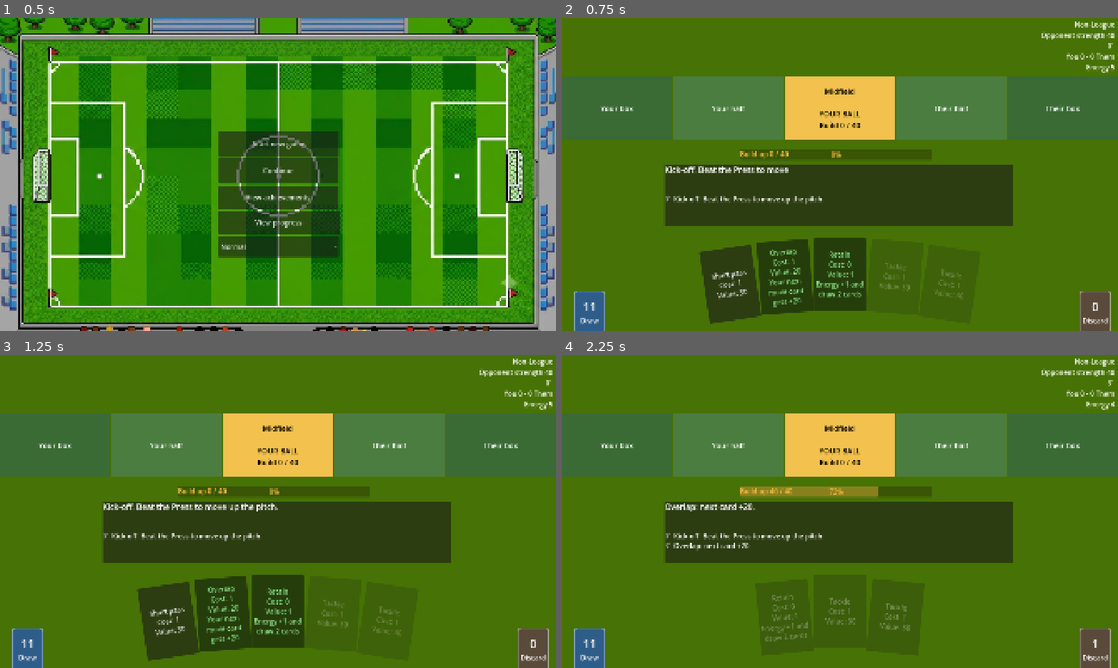
Above: before the commit, frames 1-4 (two rows, left to right).
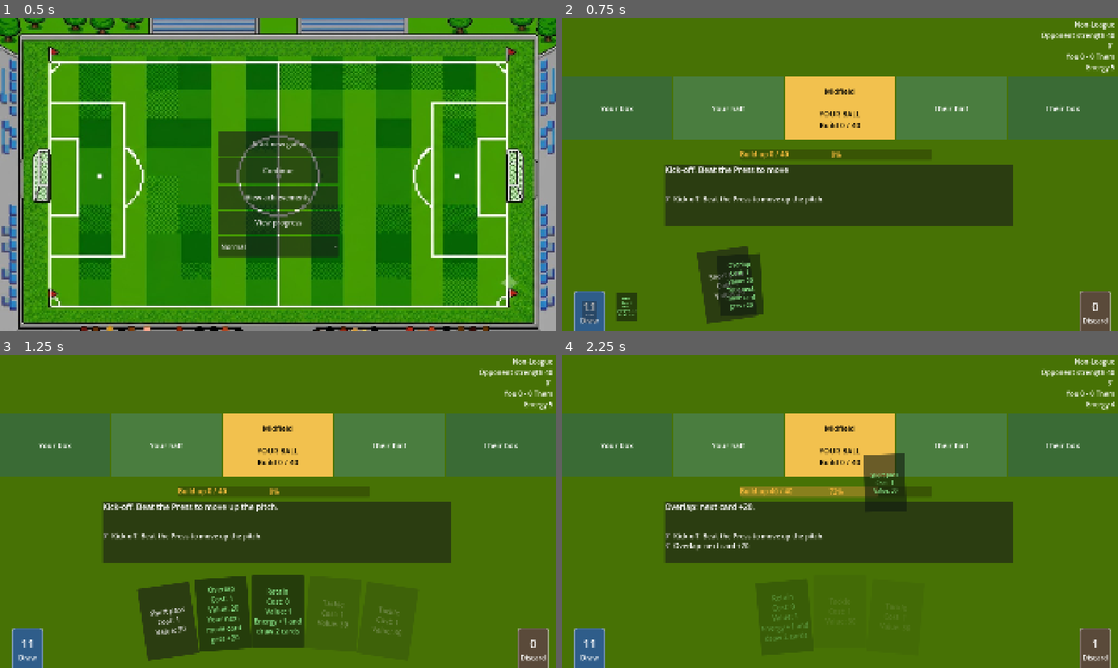
Above: after the commit, the same moments.

Repository: pauleverton/card-collection-test
Game: Godot game, scene res://Scenes/main_menu.tscn
Same seed, same stepped clock (60 frames per second), same inputs: the game is played once before the commit and once after it.
Inputs:
- Up to frame 1 (0.5 s): no input
- Up to frame 2 (0.75 s): click "Start new game" at 0.5 s
- Up to frame 3 (1.25 s): no input
- Up to frame 4 (2.25 s): click "Overlap Cost: 1 Value: 20 You…" at 1.25 s; click "Short pass Cost: 1 Value: 30" at 2 s

Frame 1 is identical in both runs. In frame 2, 5.7% of the frame differs, in the area x 3-73%, y 70-98%; in frame 3, 0.1%; in frame 4, 1.4%.

Commit message:
Redeal at kick off added

Diff:
--- a/Scripts/deck_state.gd
+++ b/Scripts/deck_state.gd
@@ -64,3 +64,11 @@
 	var r := reshuffled
 	reshuffled = false
 	return r
+
+## Kick-off redeal: the whole hand goes back into the draw pile, shuffle, deal again.
+func redeal(count: int) -> void:
+	draw_pile.append_array(hand)
+	hand.clear()
+	draw_pile.shuffle()
+	drawn_since_shown = 0
+	draw(count)
--- a/Scripts/hand_view.gd
+++ b/Scripts/hand_view.gd
@@ -11,22 +11,105 @@
 const HOVER_LIFT := 70.0
 const HOVER_SCALE := 1.15
 const MAX_HAND_WIDTH := 1000.0  ## the fan never spreads wider than this
+## Cards flying between the hand and the piles.
+const PILE_SCALE := 0.3        ## how small a card is while it sits on a pile
+const DEAL_TIME := 0.3         ## one card flying from the draw pile into the hand
+const DEAL_GAP := 0.1          ## gap between cards when several are drawn together
+const DISCARD_TIME := 0.3      ## a played card flying to the discard pile
+
+## Centre of the draw pile on screen. The match screen sets this before calling refresh().
+var draw_from := Vector2.ZERO
+## The tile clicked last, so send_to_discard() knows which one to fly away.
+var _clicked: Control = null
 
 func _ready() -> void:
 	resized.connect(_layout)   ## re-arrange if the window size changes
 
-func refresh() -> void:
+## Rebuild the hand from DeckState. Newly drawn cards fly in from the draw pile.
+## Returns how long that takes, so the match screen can wait for it.
+func refresh() -> float:
+	_clicked = null
 	for child in get_children():
 		remove_child(child)
 		child.queue_free()
 	for card in DeckState.hand:
 		var ui = CARD_UI.instantiate()
 		ui.setup(card)
-		ui.card_clicked.connect(func(c): card_played.emit(c))
+		ui.card_clicked.connect(_on_card_clicked.bind(ui))
 		ui.mouse_entered.connect(_on_hover.bind(ui, true))
 		ui.mouse_exited.connect(_on_hover.bind(ui, false))
 		add_child(ui)
 	_layout()
+	return _deal_in(DeckState.take_new_draws())
+
+func _on_card_clicked(card: ActionCard, ui: Control) -> void:
+	_clicked = ui
+	card_played.emit(card)
+
+## New cards are always at the END of the hand, so the last `count` tiles are the new ones.
+## (Two Short Passes are the same Resource, so we can't tell them apart any other way.)
+func _deal_in(count: int) -> float:
+	var cards := get_children()
+	count = min(count, cards.size())
+	var total := 0.0
+	for i in count:
+		var ui: Control = cards[cards.size() - count + i]
+		var rest_pos := ui.position
+		var rest_rot := ui.rotation_degrees
+		var delay := SettingsState.t(DEAL_GAP) * i
+		var time := SettingsState.t(DEAL_TIME)
+		## Start small, on top of the draw pile.
+		ui.position = _pos_centred_on(draw_from, PILE_SCALE, self)
+		ui.rotation_degrees = 0.0
+		ui.scale = Vector2.ONE * PILE_SCALE
+		ui.mouse_filter = Control.MOUSE_FILTER_IGNORE    ## no hover while it's flying
+		var tw := ui.create_tween().set_parallel(true).set_trans(Tween.TRANS_CUBIC).set_ease(Tween.EASE_OUT)
+		tw.tween_property(ui, "position", rest_pos, time).set_delay(delay)
+		tw.tween_property(ui, "rotation_degrees", rest_rot, time).set_delay(delay)
+		tw.tween_property(ui, "scale", Vector2.ONE, time).set_delay(delay)
+		tw.chain().tween_callback(ui.set_mouse_filter.bind(Control.MOUSE_FILTER_STOP))
+		total = delay + time
+	return total
+
+## Fly the card that was just clicked to the discard pile, then remove it.
+## Returns how long it takes.
+func send_to_discard(target: Vector2) -> float:
+	var ui := _clicked
+	_clicked = null
+	if ui == null or not is_instance_valid(ui):
+		return 0.0
+	## Move it out of the hand (keeping where it is on screen) so the rest can close the gap.
+	var screen: Control = get_parent()
+	ui.reparent(screen)
+	ui.z_index = 200
+	ui.mouse_filter = Control.MOUSE_FILTER_IGNORE
+	_layout()
+	var time := SettingsState.t(DISCARD_TIME)
+	var tw := ui.create_tween().set_parallel(true).set_trans(Tween.TRANS_CUBIC).set_ease(Tween.EASE_IN)
+	tw.tween_property(ui, "position", _pos_centred_on(target, PILE_SCALE, screen), time)
+	tw.tween_property(ui, "rotation_degrees", 0.0, time)
+	tw.tween_property(ui, "scale", Vector2.ONE * PILE_SCALE, time)
+	tw.chain().tween_callback(ui.queue_free)
+	return time
+
+## Fly every card in the hand back to the draw pile (the kick-off redeal).
+## The tiles are cleared away by the next refresh(). Returns how long it takes.
+func return_all_to(target: Vector2) -> float:
+	var time := SettingsState.t(DISCARD_TIME)
+	for child in get_children():
+		var ui := child as Control
+		ui.mouse_filter = Control.MOUSE_FILTER_IGNORE
+		var tw := ui.create_tween().set_parallel(true).set_trans(Tween.TRANS_CUBIC).set_ease(Tween.EASE_IN)
+		tw.tween_property(ui, "position", _pos_centred_on(target, PILE_SCALE, self), time)
+		tw.tween_property(ui, "rotation_degrees", 0.0, time)
+		tw.tween_property(ui, "scale", Vector2.ONE * PILE_SCALE, time)
+	return time
+
+## Where a tile must sit (inside `parent`) so that, shrunk to `s`, its middle is on `point`.
+## Needed because the tiles pivot at the bottom-centre, like a held card.
+func _pos_centred_on(point: Vector2, s: float, parent: Control) -> Vector2:
+	var pivot := Vector2(CARD_SIZE.x / 2.0, CARD_SIZE.y)
+	return point - parent.global_position - pivot + Vector2(0, CARD_SIZE.y * s / 2.0)
 
 ## Place every card: spread out if there's room, overlapping if not, in a gentle fan.
 func _layout() -> void:
@@ -60,6 +143,8 @@
 
 ## Hovering lifts, straightens and enlarges a card, and brings it to the front.
 func _on_hover(ui: Control, hovering: bool) -> void:
+	if ui.get_parent() != self:
+		return      ## it's flying to the discard pile, or being removed: leave it alone
 	var tween := create_tween().set_parallel(true)
 	if hovering:
 		ui.z_index = 100
--- a/Scripts/match_rules.gd
+++ b/Scripts/match_rules.gd
@@ -85,6 +85,17 @@
 	minute = 0
 	match_over = false
 
+## True if you're attacking and nothing in the hand can be played (used for the kick-off redeal).
+## When they kick off you're never stuck, because Let them through is always there, so no redeal.
+func hand_is_unplayable() -> bool:
+	return has_ball and not _has_playable_card()
+
+## Kick-off isn't an action, so the "nothing playable, lose the ball" check never runs there.
+## Run it once after the redeals, in case the hand still can't do anything.
+func check_kick_off() -> Array:
+	var events: Array = []
+	_check_out_of_energy(events)
+	return events
 
 # ---------- Questions the screen can ask ----------
 
--- a/Scripts/match_screen.gd
+++ b/Scripts/match_screen.gd
@@ -19,6 +19,8 @@
 var pitch := MatchRules.new()
 var busy := false
 const PILE_MARGIN := 40       ## gap between the piles and the screen corners
+const OPENING_HAND := 5
+const MAX_REDEALS := 3        ## after this many, an unplayable hand just loses the ball
 var draw_view := PileView.new()
 var discard_view := PileView.new()
 
@@ -28,7 +30,7 @@
 
 func _ready() -> void:
 	DeckState.start_match(RunState.deck)
-	DeckState.draw(5)
+	DeckState.draw(OPENING_HAND)
 	pitch.start()
 	hand.card_played.connect(play_card)
 	let_through_button.pressed.connect(_on_let_through)
@@ -42,7 +44,30 @@
 		ui.disabled = true          ## display only during a match
 		squad_bar.add_child(ui)
 	_add_piles()
-	refresh_all()
+	_kick_off()
+
+## Deal the opening hand. If none of it can be played, it goes back and is dealt again
+## (up to MAX_REDEALS times). If it's still unplayable after that, you lose the ball as normal.
+func _kick_off() -> void:
+	busy = true
+	await _refresh_and_wait()
+	var redeals := 0
+	while pitch.hand_is_unplayable() and redeals < MAX_REDEALS:
+		redeals += 1
+		_say("Nothing you can play. Redeal!")
+		await get_tree().create_timer(hand.return_all_to(draw_view.centre())).timeout
+		DeckState.redeal(OPENING_HAND)
+		await _refresh_and_wait()
+	busy = false
+	var events := pitch.check_kick_off()
+	if not events.is_empty():
+		_after_action(events)
+
+## Redraw the screen, then wait for any new cards to finish flying in.
+func _refresh_and_wait() -> void:
+	var deal_time := refresh_all()
+	if deal_time > 0.0:
+		await get_tree().create_timer(deal_time).timeout
 
 # ---------- Player actions ----------
 
@@ -54,7 +79,8 @@
 		_say(describe(events), false)
 		return
 	busy = true
-	hand.refresh()                ## the played card leaves the hand straight away
+	var fly_time: float = hand.send_to_discard(discard_view.centre())
+	get_tree().create_timer(fly_time).timeout.connect(_update_piles)
 	hand.modulate = Color(1, 1, 1, 0.4)    ## dim the hand while this play resolves
 	var delay := 0.0
 	## Players react once per trigger; a coach shouts "Again!" between rounds.
@@ -93,8 +119,10 @@
 	if events.any(func(e): return e["type"] == "advance"):
 		await _replay_build(events)
 	_say(describe(events))
-	refresh_all()
+	var deal_time := refresh_all()
 	hand.modulate = Color(1, 1, 1, 1)      ## back to normal once it's finished
+	if deal_time > 0.0:
+		await get_tree().create_timer(deal_time).timeout   ## still busy while new cards fly in
 	busy = false
 	if pitch.match_over:
 		_show_full_time()
@@ -200,8 +228,9 @@
 		draw_view.pulse()
 
 
-func refresh_all() -> void:
-	hand.refresh()
+func refresh_all() -> float:
+	hand.draw_from = draw_view.centre()
+	var deal_time: float = hand.refresh()
 	_update_piles()
 	pitch_strip.show_state(pitch)
 	info_label.text = "%s\nOpponent strength %d\n%d' \nYou %d - %d Them\nEnergy %d" % [
@@ -227,6 +256,7 @@
 	else:
 		build_bar.modulate = Color(0.5, 0.7, 1.0)       ## blue: your hold
 		build_label.text = "Holding %d / %d" % [pitch.build, pitch.target]
+	return deal_time
 
 func describe(events: Array) -> String:
 	var lines: PackedStringArray = []
